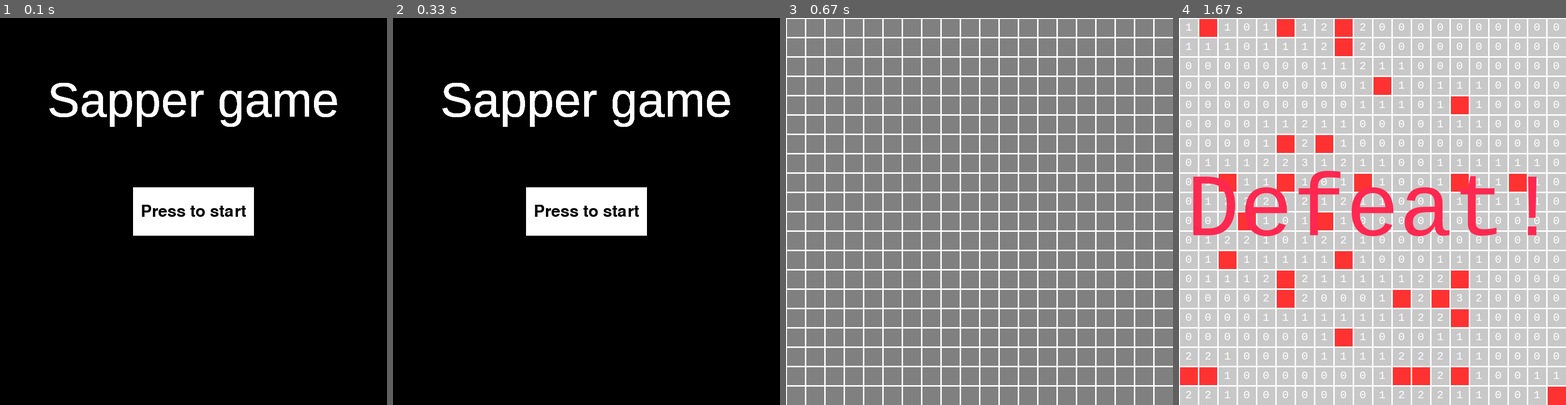
Above: before the commit, frames 1-4 (left to right).
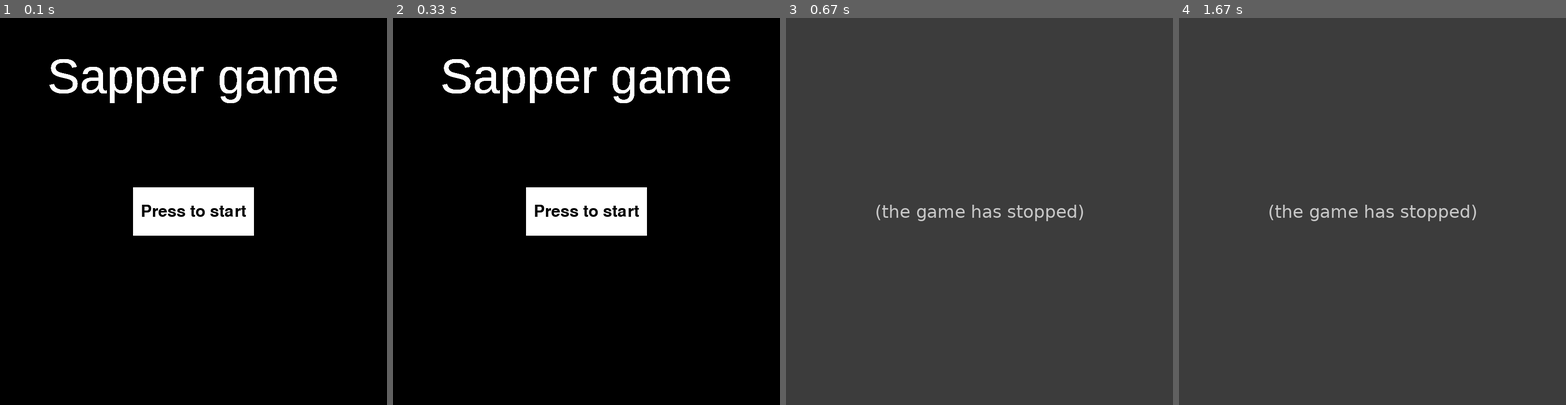
Above: after the commit, the same moments.

Repository: Ismaxis/Pygame-Sapper
Game: pygame game, started from main.py
Two runs of this game, one before a commit and one after it. Both use one fixed random seed, a clock stepped at 60 frames per second and the inputs below.
Inputs (mouse positions are in pixels of both pictures, inside the frame that each line leads up to):
- Up to frame 1 (0.1 s): no input
- Up to frame 2 (0.33 s): no input
- Up to frame 3 (0.67 s): click (979, 211) at 0.38 s
- Up to frame 4 (1.67 s): click (1387, 257) at 0.72 s; click (1248, 265) at 1.05 s; click (1376, 91) at 1.38 s

The runs differ from the first frame. In frame 1, 4.1% of the frame differs, in the area x 12-88%, y 10-29%; in frame 2, 4.1%; in frame 3, 100%, in the area x 0-100%, y 0-100%; in frame 4, 100%.
Error after the commit: TypeError: Mine_field.__init__() takes 2 positional arguments but 4 were given (main.py line...; the game stopped at 0.4 s (later frames are placeholders)

Commit message:
menu MVC fixed

Diff:
--- a/game.py
+++ b/game.py
@@ -11,23 +11,21 @@
 GRID_SIZE = variables.GRID_SIZE
 MINES_AMOUNT = variables.MINES_AMOUNT
 SIDE_SIZE = variables.SIDE_SIZE
-GAME_END = False
 
 
 class Cage:
     flag = variables.flag
 
-    def __init__(self, pos, side_size):
+    def __init__(self, pos):
         self.pos = pos
-        self.side_size = side_size
         self.is_mine = False
         self.hint = 0
         self.opened = False
         self.defused = False
 
     def draw(self):
-        rect = (self.side_size * self.pos[0],
-                self.side_size * self.pos[1], self.side_size, self.side_size)
+        rect = (SIDE_SIZE * self.pos[0],
+                SIDE_SIZE * self.pos[1], SIDE_SIZE, SIDE_SIZE)
 
         # defusion
         if self.defused:
@@ -51,55 +49,52 @@
             hint_label = HINT_FONT.render(
                 f'{self.hint}', True, (255, 255, 255))
             WIN.blit(
-                hint_label, (rect[0] + (self.side_size - hint_label.get_width())/2, rect[1] + (self.side_size - hint_label.get_height())/2))
+                hint_label, (rect[0] + (SIDE_SIZE - hint_label.get_width())/2, rect[1] + (SIDE_SIZE - hint_label.get_height())/2))
 
 
 class Mine_field:
-    def __init__(self, grid_size, mines_amount, section_size):
+    def __init__(self, mines_amount):
         self.field = []  # array of
-        self.grid_size = grid_size
-        self.side_size = section_size / self.grid_size
-        self.mines_amount = mines_amount
         self.defuse_amount = 0
 
         # generate grid
-        for i in range(grid_size):
+        for i in range(GRID_SIZE):
             self.field.append([])
-            for j in range(grid_size):
-                self.field[i].append(Cage((i, j), self.side_size))
+            for j in range(GRID_SIZE):
+                self.field[i].append(Cage((i, j), SIDE_SIZE))
 
         # placing mines
         for _ in range(mines_amount):
             while True:
-                x = random.randint(0, grid_size - 1)
-                y = random.randint(0, grid_size - 1)
+                x = random.randint(0, GRID_SIZE - 1)
+                y = random.randint(0, GRID_SIZE - 1)
                 if self.field[x][y].is_mine == False:
                     self.field[x][y].is_mine = True
                     for i in range(-1, 2):
                         for j in range(-1, 2):
-                            if 0 <= x + i < grid_size and 0 <= y + j < grid_size and (i != 0 or j != 0):
+                            if 0 <= x + i < GRID_SIZE and 0 <= y + j < GRID_SIZE and (i != 0 or j != 0):
                                 self.field[x + i][y + j].hint += 1
                     break
                 else:
                     continue
-        print()
 
-    def draw(self, section_size):
+    def draw(self):
         # draw rects
         for line in self.field:
             for cage in line:
                 cage.draw()
 
         # draw lines
-        for i in range(self.grid_size):
+        for i in range(GRID_SIZE):
             pg.draw.line(WIN, (255, 255, 255),
-                         (0, i * self.side_size), (section_size, i * self.side_size), 3)
+                         (0, i * SIDE_SIZE), (WIN_SIZE[1], i * SIDE_SIZE), 3)
             pg.draw.line(WIN, (255, 255, 255),
-                         (i * self.side_size, 0), (i * self.side_size, section_size), 3)
+                         (i * SIDE_SIZE, 0), (i * SIDE_SIZE, WIN_SIZE[1]), 3)
+
+    def update(self, x, y, button):
+        pass
 
     def open(self, mouse_pos):
-        x = int(mouse_pos[0]//self.side_size)
-        y = int(mouse_pos[1]//self.side_size)
 
         if not self.field[x][y].opened and not self.field[x][y].defused and self.field[x][y].hint == 0:
             fill(self, self.field[x][y])
@@ -108,8 +103,8 @@
             self.field[x][y].opened = True
 
     def defuse(self, mouse_pos):
-        x = int(mouse_pos[0]//self.side_size)
-        y = int(mouse_pos[1]//self.side_size)
+        x = int(mouse_pos[0]//SIDE_SIZE)
+        y = int(mouse_pos[1]//SIDE_SIZE)
 
         if not self.field[x][y].defused:
             self.defuse_amount += 1
@@ -125,10 +120,8 @@
             self.field[x][y].defused = False
 
     def defeat_check(self, mouse_pos, field):
-        global GAME_END
-
-        x = int(mouse_pos[0]//self.side_size)
-        y = int(mouse_pos[1]//self.side_size)
+        x = int(mouse_pos[0]//SIDE_SIZE)
+        y = int(mouse_pos[1]//SIDE_SIZE)
 
         if self.field[x][y].is_mine and not self.field[x][y].defused:
             victory_label = pg.font.SysFont(
@@ -143,11 +136,8 @@
                                      (WIN_SIZE[1] - victory_label.get_height())/2))
 
             pg.display.update()
-            GAME_END = True
 
     def victory_check(self, field):
-        global GAME_END
-
         victory = True
         for line in field.field:
             for cage in line:
@@ -162,44 +152,8 @@
                 for cage in line:
                     cage.opened = True
 
-            field.draw(WIN_SIZE[1])
+            field.draw()
             WIN.blit(victory_label, ((WIN_SIZE[0] - victory_label.get_width())/2,
                                      (WIN_SIZE[1] - victory_label.get_height())/2))
 
             pg.display.update()
-            GAME_END = True
-
-
-def sapper_game():
-    field = Mine_field(GRID_SIZE, MINES_AMOUNT, WIN_SIZE[1])
-    while True:
-        mouse_pos = pg.mouse.get_pos()
-
-        for event in pg.event.get():
-
-            if event.type == pg.QUIT:
-                pg.quit()
-                quit()
-
-            elif event.type == pg.MOUSEBUTTONDOWN and event.button == 1:
-
-                if mouse_pos[0] < WIN_SIZE[1]:
-                    field.open(mouse_pos)
-                    field.defeat_check(mouse_pos, field)
-
-            elif event.type == pg.MOUSEBUTTONDOWN and event.button == 3:
-
-                if mouse_pos[0] < WIN_SIZE[1]:
-                    field.defuse(mouse_pos)
-
-        field.victory_check(field)
-
-        if GAME_END:
-            while True:
-                for event in pg.event.get():
-                    if event.type == pg.QUIT:
-                        pg.quit()
-                        quit()
-
-        field.draw(WIN_SIZE[1])
-        pg.display.update()
--- a/main.py
+++ b/main.py
@@ -3,14 +3,20 @@
 import game
 import menu
 import view
+import variables
+
+WIN_SIZE = variables.WIN_SIZE
+GRID_SIZE = variables.GRID_SIZE
+MINES_AMOUNT = variables.MINES_AMOUNT
+SIDE_SIZE = variables.SIDE_SIZE
 
 
-def is_active(button_pos, button_size, mouse_pos):
+def is_start_button_active(button_pos, button_size, mouse_pos):
     if button_pos[0] - button_size[0]/2 <= mouse_pos[0] <= button_pos[0] + button_size[0]/2\
             and button_pos[1] - button_size[1]/2 <= mouse_pos[1] <= button_pos[1] + button_size[1]/2:
-        return True
+        return 1
     else:
-        return False
+        return 0
 
 
 start_menu = menu.Start_menu()
@@ -27,15 +33,47 @@
         elif event.type == pg.MOUSEBUTTONDOWN:
             mouse_pressed = True
 
-    start_menu.change_status(
-        is_active(start_menu.button_pos, start_menu.button_size, pg.mouse.get_pos()))
+    start_menu.change_status(start_menu.start_button,
+                             is_start_button_active(start_menu.button_pos, start_menu.button_size, pg.mouse.get_pos()))
 
-    if start_menu.button_status and mouse_pressed:
+    if bool(start_menu.start_button.status) and mouse_pressed:
         start = True
 
-    menu_view.update(start_menu.button_pos,
-                     start_menu.button_size, start_menu.button_status)
+    menu_view.update(start_menu)
     mouse_pressed = False
 
 # Game
-game.sapper_game()
+field = game.Mine_field(GRID_SIZE, MINES_AMOUNT, WIN_SIZE[1])
+game_end = False
+while True:
+    for event in pg.event.get():
+        if event.type == pg.QUIT:
+            pg.quit()
+            quit()
+
+        mouse_pos = pg.mouse.get_pos()
+        if mouse_pos[0] < WIN_SIZE[1]:
+            if event.type == pg.MOUSEBUTTONDOWN and event.button == 1:
+                x = int(mouse_pos[0]//SIDE_SIZE)
+                y = int(mouse_pos[1]//SIDE_SIZE)
+
+                field.update(x, y, event.button)
+                field.defeat_check(mouse_pos, field)
+
+            elif event.type == pg.MOUSEBUTTONDOWN and event.button == 3:
+                x = int(mouse_pos[0]//SIDE_SIZE)
+                y = int(mouse_pos[1]//SIDE_SIZE)
+
+                field.update(x, y, event.button)
+
+    field.victory_check(field)
+
+    if game_end:
+        while True:
+            for event in pg.event.get():
+                if event.type == pg.QUIT:
+                    pg.quit()
+                    quit()
+
+    field.draw(WIN_SIZE[1])
+    pg.display.update()
--- a/menu.py
+++ b/menu.py
@@ -1,17 +1,51 @@
 import variables
+import pygame as pg
 
 WIN_SIZE = variables.WIN_SIZE
 WIN = variables.WIN
 
 
+class Button:
+    def __init__(self, pos, size, text, color):
+        self.size = size
+        self.font = pg.font.SysFont("comics", 50)
+        self.label = self.font.render(text, True, (0, 0, 0))
+        self.color = color
+        self.status = 0
+
+        self.rect = (pos[0] - self.size[0]/2, pos[1] - self.size[1]/2,
+                     self.size[0], self.size[1])
+
+        self.label_pos = (pos[0] - self.label.get_width()/2,
+                          pos[1] - self.label.get_height()/2)
+
+    def change_status(self, status):
+        self.status = status
+
+
+class Banner:
+    def __init__(self, pos, text, color):
+        self.font = pg.font.SysFont("arial", 100)
+        self.label = self.font.render(text, True, color)
+
+        self.pos = (pos[0] - self.label.get_width()/2,
+                    pos[1]/7 + self.label.get_height()/2)
+
+
 class Start_menu:
-    win_center = (WIN_SIZE[0]/2, WIN_SIZE[1]/2)
-
     banner_pos = (WIN_SIZE[0]/2, WIN_SIZE[1]/14)
+    banner_color = (255, 255, 255)
+    banner_text = "Sapper game"
 
     button_pos = (WIN_SIZE[0]/2, WIN_SIZE[1]/2)
     button_status = False
     button_size = (250, 100)
+    button_text = "Press to start"
+    button_color = ((255, 255, 255), (128, 128, 128))
 
-    def change_status(self, status):
-        self.button_status = status
+    name_banner = Banner(banner_pos, banner_text, banner_color)
+
+    start_button = Button(button_pos, button_size, button_text, button_color)
+
+    def change_status(self, button, status):
+        button.change_status(status)
--- a/view.py
+++ b/view.py
@@ -7,37 +7,15 @@
 
 
 class Menu_view:
-    banner_font = pg.font.SysFont("arial", 100)
-    banner_label = banner_font.render("Sapper game", True, (255, 255, 255))
-
-    button_text = 'Press to start'
-    button_font = pg.font.SysFont("comics", 50)
-    button_label = button_font.render(button_text, True, (0, 0, 0))
-    button_color = (255, 255, 255)
-
-    def update(self, pos, button_size, is_active):
-        self.draw_banner(pos)
-        self.draw_button(pos, button_size, is_active)
+    def update(self, menu):
+        self.draw_banner(menu.name_banner)
+        self.draw_button(menu.start_button)
 
         pg.display.update()
 
-    def draw_banner(self, pos):
-        banner_pos = (pos[0] - self.banner_label.get_width()/2,
-                      pos[1]/7 + self.banner_label.get_height()/2)
+    def draw_banner(self, banner):
+        WIN.blit(banner.label, banner.pos)
 
-        WIN.blit(self.banner_label, banner_pos)
-
-    def draw_button(self, pos, button_size, is_active):
-        if is_active:
-            self.button_color = (128, 128, 128)
-        else:
-            self.button_color = (255, 255, 255)
-
-        button_rect = (pos[0] - button_size[0]/2, pos[1] - button_size[1]/2,
-                       button_size[0], button_size[1])
-
-        button_label_pos = (pos[0] - self.button_label.get_width()/2,
-                            pos[1] - self.button_label.get_height()/2)
-
-        pg.draw.rect(WIN, self.button_color, button_rect)
-        WIN.blit(self.button_label, button_label_pos)
+    def draw_button(self, button):
+        pg.draw.rect(WIN, button.color[button.status], button.rect)
+        WIN.blit(button.label, button.label_pos)
